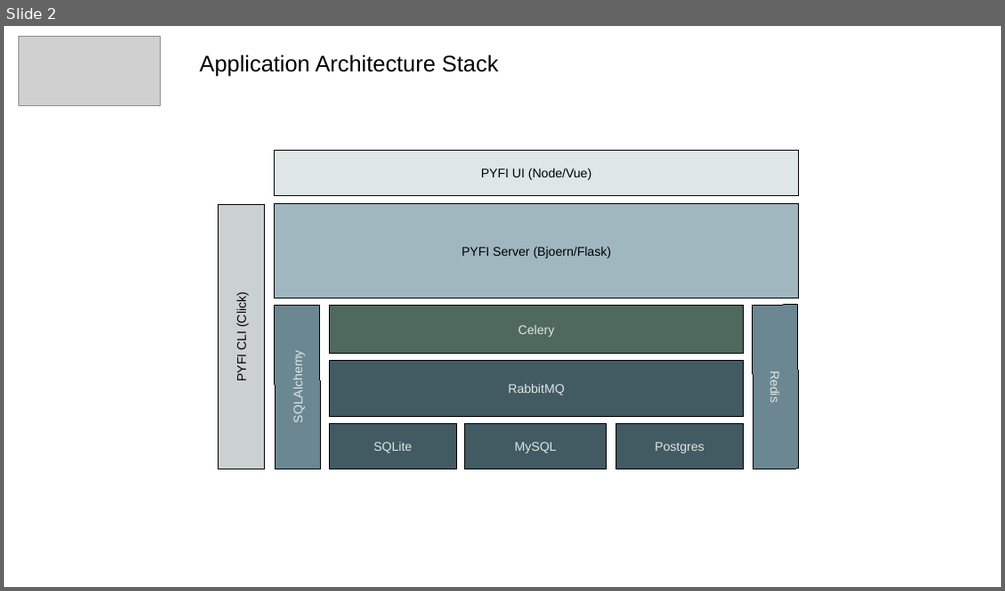
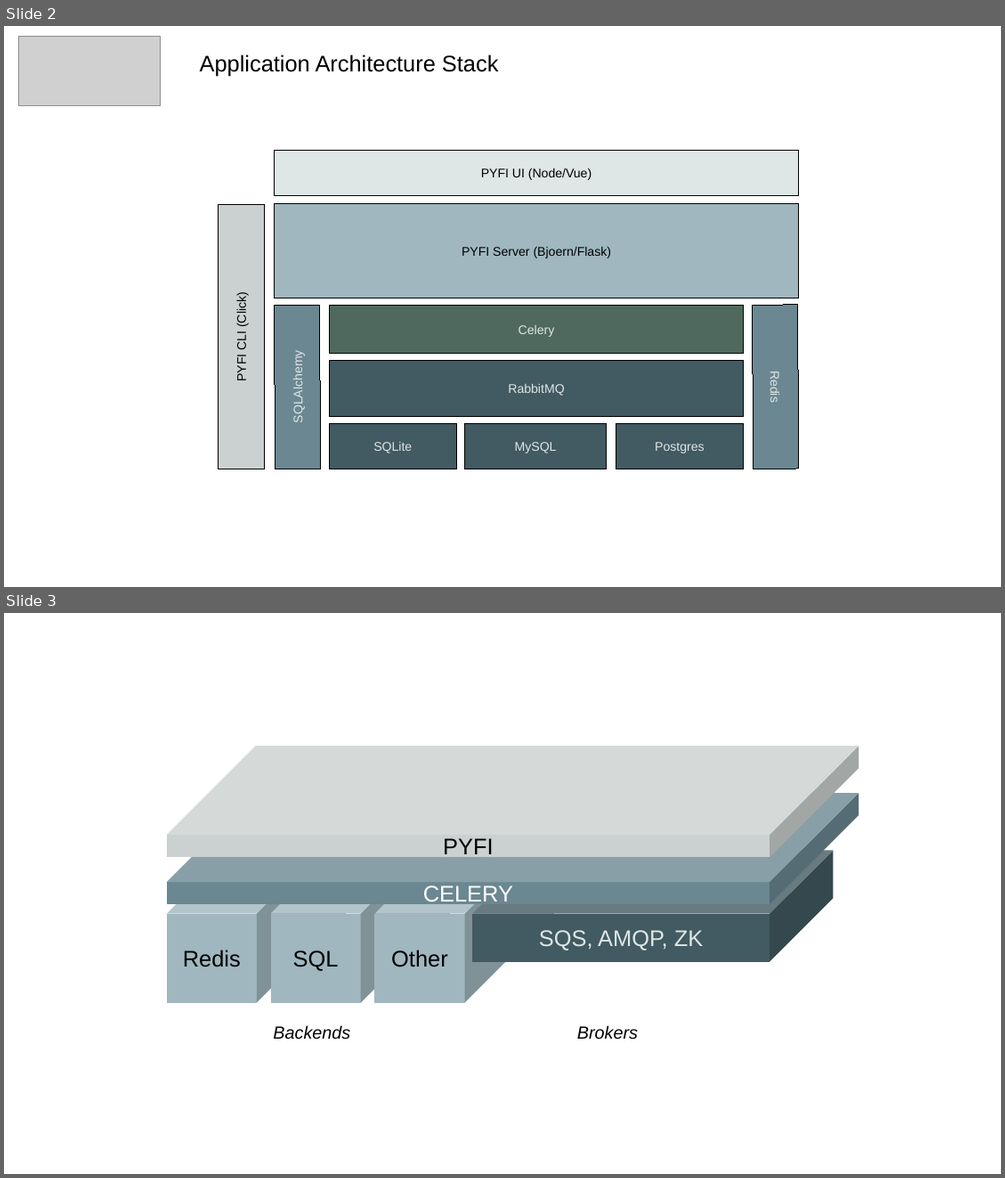
Before and after one commit to radiantone/pyfi-private, a slide deck: docs/architecture.odp. Shown one above the other, each under a label of ours: slide 2 before the commit, slides 2 and 3 after it. The pictures are 1005x591 and 1005x1178 pixels, drawn with LibreOffice and Linux fonts; fonts in the diff are those of the drawing; grey boxes stand for pictures. Boxes give left, top, right and bottom in pixels: in the first picture for what was removed or moved away, otherwise in the second. Text is boxed around its words. In the diff, an @@ line names an element or a change of style, - is before the commit and + after.

```diff
--- a/docs/architecture.odp
+++ b/docs/architecture.odp
@@ slide 3 added at <box>4,613,1001,1174</box>, background #FFFFFF @@
@@ cube added at <box>167,746,858,857</box>, fill #CBD1D0, 18 pt, text #000000 @@
+PYFI
@@ cube added at <box>167,793,858,904</box>, fill #6B8791, 18 pt, text #FFFFFF @@
+CELERY
@@ cube added at <box>167,811,359,1003</box>, fill #A0B7BF, 18 pt, text #000000 @@
+Redis
@@ cube added at <box>271,811,463,1003</box>, fill #A0B7BF, 18 pt, text #000000 @@
+SQL
@@ cube added at <box>375,811,567,1003</box>, fill #A0B7BF, 18 pt, text #000000 @@
+Other
@@ cube added at <box>472,850,833,961</box>, fill #425A62, 18 pt, text #DEE7E5 @@
+SQS, AMQP, ZK
@@ text added at <box>273,1025,350,1039</box>, 14 pt, text #000000, italic @@
+Backends
@@ text added at <box>577,1025,638,1039</box>, 14 pt, text #000000, italic @@
+Brokers
```
Also in this commit, not shown: 14 other files.
